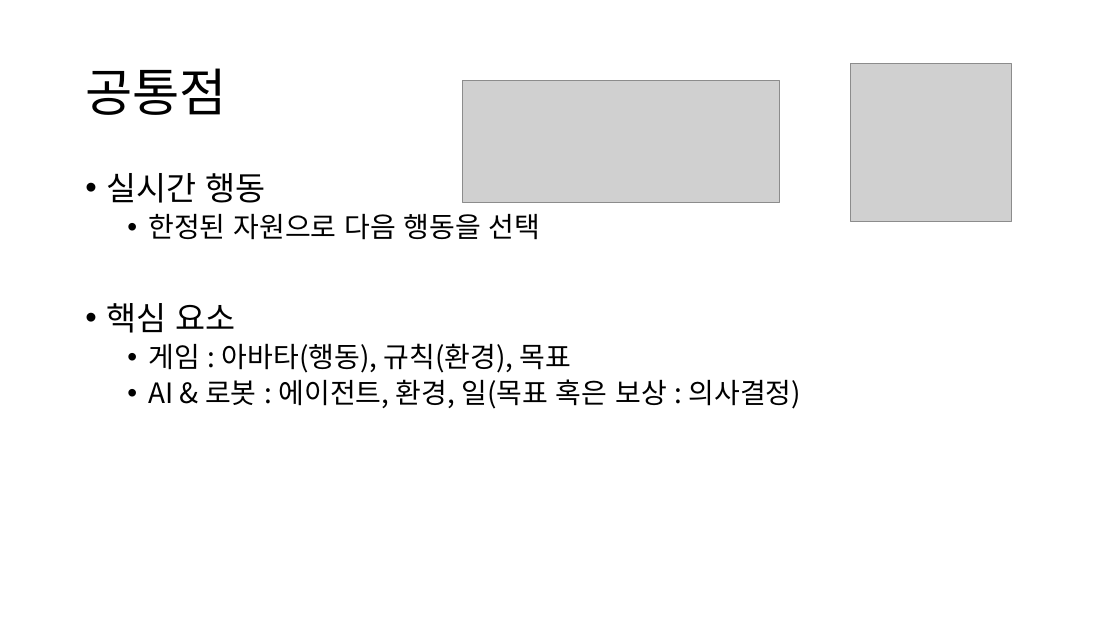
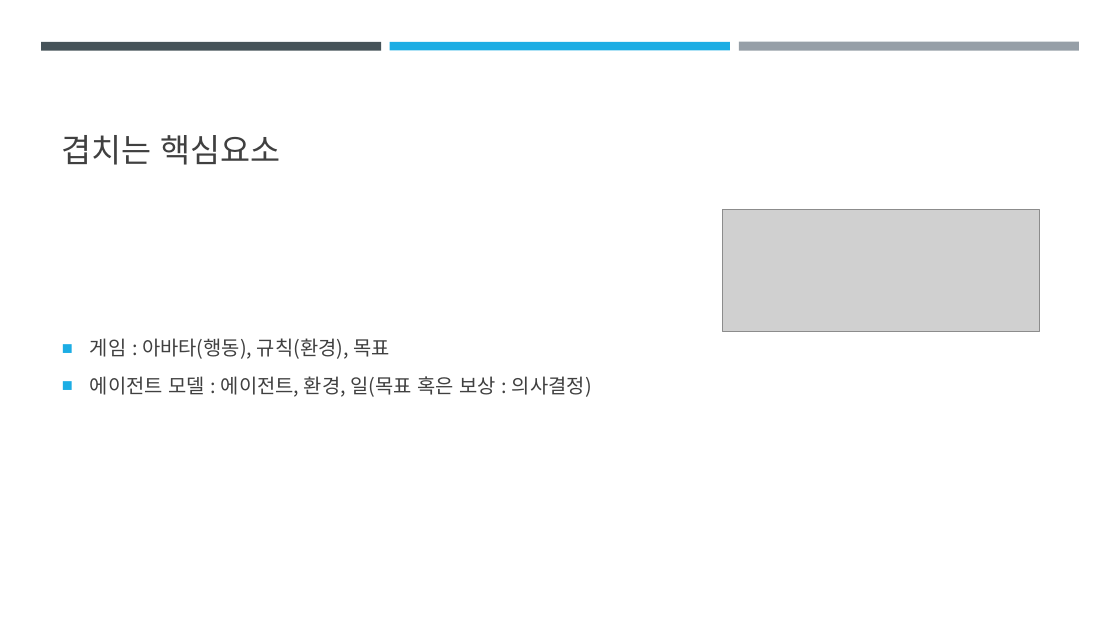
Before and after one commit to Niiok/inha_2021, a slide deck: slide 3 of Saturday/Oct30.pptx (slide 2 before the commit). Drawn at 1120x630 pixels with LibreOffice and Linux fonts; fonts in the diff are those of the drawing; grey boxes stand for pictures; background and template pictures are left out. Boxes give left, top, right and bottom in pixels: in the first picture for what was removed or moved away, otherwise in the second. Text is boxed around its words. In the diff, an @@ line names an element or a change of style, - is before the commit and + after.

```diff
--- a/Saturday/Oct30.pptx
+++ b/Saturday/Oct30.pptx
@@ rectangle added at (41, 42, 381, 50), fill #465359 @@
@@ rectangle added at (390, 42, 730, 50), fill #1CADE4 @@
@@ rectangle added at (739, 42, 1079, 51), fill #969FA7 @@
@@ title removed at (85, 68, 227, 115) @@
-공통점
@@ picture removed at (851, 63, 1012, 222) @@
@@ title added at (62, 135, 281, 165), 28 pt, text #404040 @@
+겹치는 핵심요소
@@ text at (106, 173, 541, 333): paragraphs removed @@
-• 실시간 행동
-  • 한정된 자원으로 다음 행동을 선택
-• 핵심 요소
@@ picture: place and size @@
-picture at (463, 81, 780, 203)
+picture at (723, 209, 1039, 332)
@@ text "게임 : 아바타(행동), 규칙(환경), 목표": place and size @@
-text "게임 : 아바타(행동), 규칙(환경), 목표" at (106, 173, 802, 409)
+text "게임 : 아바타(행동), 규칙(환경), 목표" at (90, 338, 592, 397)
@@ text "게임 : 아바타(행동), 규칙(환경), 목표" at (90, 338, 592, 397): vertical alignment top to middle @@
@@ text at (90, 338, 390, 359): size 24 to 17 pt, text colour #000000 to #404040 in "게임 : 아바타(행동), 규칙(환경), 목표"; bullet • to ■; list level 2 to 1 in "게임 : 아바타(행동), 규칙(환경), 목표"; line spacing 0.9 to 1.1 @@
@@ text at (90, 376, 592, 397): text changed; size 24 to 17 pt; text colour #000000 to #404040 @@
-  • AI & 로봇 : 에이전트, 환경, 일(목표 혹은 보상 : 의사결정)
+■ 에이전트 모델 : 에이전트, 환경, 일(목표 혹은 보상 : 의사결정)
```
Also in this commit, not shown: 2 other slides changed, 9 slides added, 5 slides removed.
